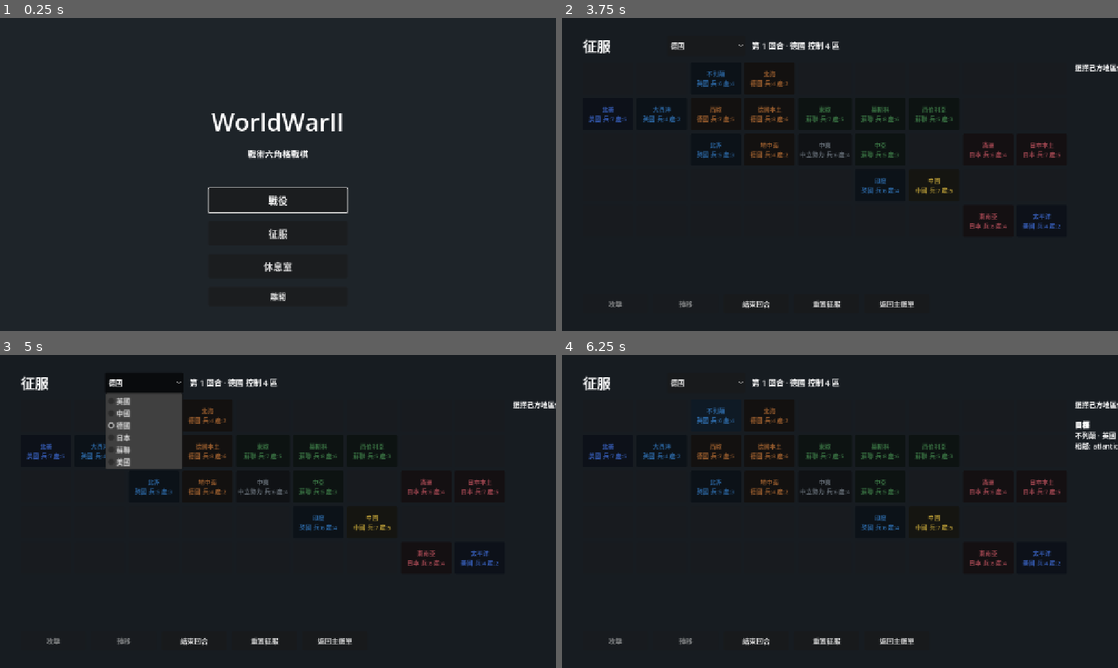
Above: before the commit, frames 1-4 (two rows, left to right).
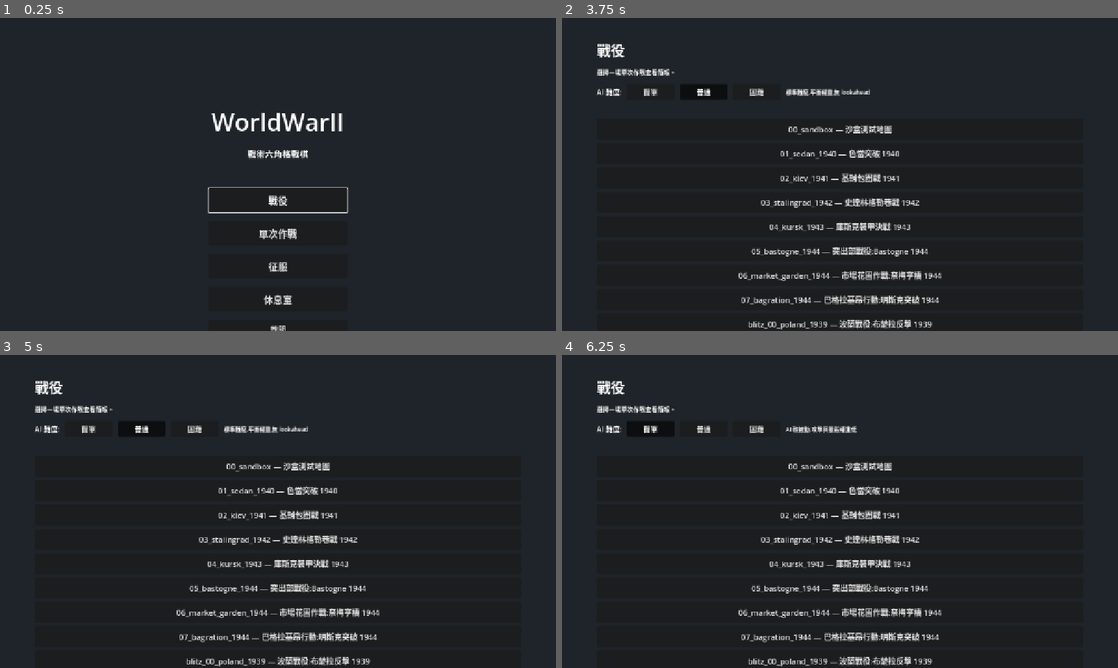
Above: after the commit, the same moments.

Repository: Fischer-Zhang/WorldWarII
Game: Godot game, scene res://scenes/main_menu.tscn
The game is run twice, just before and just after one commit, with the same random seed, the same clock (stepped at 60 frames per second) and the same inputs.
Inputs (mouse positions are in pixels of both pictures, inside the frame that each line leads up to):
- Up to frame 1 (0.25 s): no input
- Up to frame 2 (3.75 s): click "戰役" at 0.5 s; click "返回主選單" at 1.25 s; click "征服" at 2 s; click "返回主選單" at 2.75 s; click (840, 233) at 3.5 s, where only the run after the commit has a clickable "單次作戰"
- Up to frame 3 (5 s): click (144, 383) at 4.25 s, where only the run before the commit has a clickable "德國"
- Up to frame 4 (6.25 s): click (650, 430) at 5 s, where only the run after the commit has a clickable "簡單"; click (717, 414) at 5.75 s, where only the run before the commit has a clickable "不列顛 英國 兵:6 產:4"

The runs differ from the first frame. In frame 1, 0.5% of the frame differs, in the area x 46-54%, y 67-100%; in frame 2, 8.9%; in frame 3, 12%, in the area x 3-100%, y 5-100%; in frame 4, 9.2%.

Commit message:
Fix battle flow regressions and validate scenario data

Diff:
--- a/data/scenarios/blitz_03_moscow_1941.json
+++ b/data/scenarios/blitz_03_moscow_1941.json
@@ -282,7 +282,7 @@
       "type": "mg_team",
       "name": "MG 34",
       "at": [
-        6,
+        7,
         2
       ]
     },
--- a/scenes/main_menu.tscn
+++ b/scenes/main_menu.tscn
@@ -46,6 +46,11 @@
 theme_override_font_sizes/font_size = 22
 text = "戰役"
 
+[node name="SingleBattleButton" type="Button" parent="VBox"]
+custom_minimum_size = Vector2(280, 56)
+theme_override_font_sizes/font_size = 22
+text = "單次作戰"
+
 [node name="ConquestButton" type="Button" parent="VBox"]
 custom_minimum_size = Vector2(280, 56)
 theme_override_font_sizes/font_size = 22
--- a/scripts/autoload/game_state.gd
+++ b/scripts/autoload/game_state.gd
@@ -10,6 +10,8 @@
 # Campaign mode: when true, the battle reads/writes campaign_save.json
 # (unit roster carryover, progress advancement on victory).
 var campaign_mode: bool = false
+var conquest_mode: bool = false
+var pending_conquest_battle: Dictionary = {}
 var deployment_scenario_id: String = ""
 var deployment_overrides: Dictionary = {}
 
@@ -36,3 +38,18 @@
 func clear_deployment_overrides() -> void:
 	deployment_scenario_id = ""
 	deployment_overrides.clear()
+
+func start_conquest_battle(from_region_id: String, to_region_id: String, scenario_id: String) -> void:
+	conquest_mode = true
+	campaign_mode = false
+	current_campaign_id = ""
+	current_scenario_id = scenario_id
+	pending_conquest_battle = {
+		"from": from_region_id,
+		"to": to_region_id,
+		"scenario_id": scenario_id,
+	}
+
+func clear_conquest_battle() -> void:
+	conquest_mode = false
+	pending_conquest_battle.clear()
--- a/scripts/battle.gd
+++ b/scripts/battle.gd
@@ -88,8 +88,10 @@
 	factions = built["factions"]
 	for u in built["units"]:
 		var unit: Unit = u
-		hex_map.register_unit(unit)
-		units.append(unit)
+		if hex_map.register_unit(unit):
+			units.append(unit)
+		else:
+			push_warning("Skipping stacked scenario unit: %s at %s" % [unit.display_name, unit.coord])
 
 	# Campaign mode: restore each unit's xp/rank/general from the saved roster
 	# (matched by display_name within faction). New units stay fresh.
@@ -308,6 +310,8 @@
 			)
 		# Steer the Back button to the campaign scene rather than scenario_select.
 		menu_button.text = "返回戰役地圖"
+	elif GameState.conquest_mode:
+		menu_button.text = "返回征服地圖"
 
 func _populate_battle_summary() -> void:
 	# Build a compact battle-log card for the result panel:
@@ -354,6 +358,8 @@
 func _on_menu_button_pressed() -> void:
 	if GameState.campaign_mode:
 		get_tree().change_scene_to_file("res://scenes/campaign.tscn")
+	elif GameState.conquest_mode:
+		get_tree().change_scene_to_file("res://scenes/conquest.tscn")
 	else:
 		get_tree().change_scene_to_file("res://scenes/scenario_select.tscn")
 
--- a/scripts/grid/hex_map.gd
+++ b/scripts/grid/hex_map.gd
@@ -156,10 +156,19 @@
 	for c in layer.get_children():
 		c.queue_free()
 
-func register_unit(unit: Unit) -> void:
+func register_unit(unit: Unit) -> bool:
+	var existing: Unit = occupants.get(unit.coord)
+	if existing != null and existing != unit:
+		push_error("[HexMap] Duplicate unit coordinate %s: %s conflicts with %s" % [
+			unit.coord,
+			unit.display_name,
+			existing.display_name,
+		])
+		return false
 	occupants[unit.coord] = unit
 	add_child(unit)
 	unit.z_index = 20
+	return true
 
 func unregister_unit(unit: Unit) -> void:
 	if occupants.get(unit.coord) == unit:
--- a/scripts/scenario/conquest_manager.gd
+++ b/scripts/scenario/conquest_manager.gd
@@ -99,10 +99,38 @@
 	var defender_strength := int(target.get("strength", 0))
 	var attack_power := attacker_strength + int(source.get("production", 0))
 	var defense_power := defender_strength + int(target.get("production", 0))
+	return _resolve_player_attack(state, map_data, from_id, to_id, attack_power >= defense_power)
+
+static func resolve_battle_result(
+	state: Dictionary,
+	map_data: Dictionary,
+	from_id: String,
+	to_id: String,
+	player_won: bool,
+) -> Dictionary:
+	if not can_attack(state, map_data, from_id, to_id):
+		return {"ok": false, "message": "戰役結果無法套用:征服地圖狀態已變更。"}
+	return _resolve_player_attack(state, map_data, from_id, to_id, player_won)
+
+static func _resolve_player_attack(
+	state: Dictionary,
+	map_data: Dictionary,
+	from_id: String,
+	to_id: String,
+	player_won: bool,
+) -> Dictionary:
+	var conquest := conquest_state(state, map_data)
+	var regions: Dictionary = conquest.get("regions", {})
+	var source: Dictionary = regions[from_id]
+	var target: Dictionary = regions[to_id]
+	var attacker_strength := int(source.get("strength", 0))
+	var defender_strength := int(target.get("strength", 0))
+	var attack_power := attacker_strength + int(source.get("production", 0))
+	var defense_power := defender_strength + int(target.get("production", 0))
 	source["strength"] = max(1, attacker_strength - 1)
-	if attack_power >= defense_power:
+	if player_won:
 		target["owner"] = String(conquest.get("player_country", ""))
-		target["strength"] = max(1, attacker_strength - defender_strength + 1)
+		target["strength"] = max(1, attack_power - defense_power + 1)
 		regions[from_id] = source
 		regions[to_id] = target
 		conquest["regions"] = regions
--- a/scripts/scenario/reinforcement_spawner.gd
+++ b/scripts/scenario/reinforcement_spawner.gd
@@ -31,7 +31,11 @@
 			unit.queue_free()
 			spawned_reinforcements[i] = true
 			continue
-		hex_map.register_unit(unit)
+		var registered: Variant = hex_map.register_unit(unit)
+		if registered == false:
+			unit.queue_free()
+			spawned_reinforcements[i] = true
+			continue
 		units.append(unit)
 		unit.reset_for_new_turn()
 		spawned_reinforcements[i] = true
--- a/scripts/turn/ai_controller.gd
+++ b/scripts/turn/ai_controller.gd
@@ -104,7 +104,7 @@
 	for cand in candidates:
 		var coord: Vector2i = cand
 		var base_score: float = _score_position(unit, coord, known, visible_enemies, hex_map, atk_def, visible_hexes)
-		var target = _best_attack_from(coord, unit.faction_id, unit.type_id, visible_enemies, atk_def, visible_hexes)
+		var target = _best_attack_from(coord, unit.faction_id, unit.type_id, visible_enemies, atk_def, visible_hexes, unit)
 		# Attack score is implicit in base_score (already includes attack_term).
 		# Overwatch is an alternative: subtract the attack contribution (not
 		# attacking this turn) and add the overwatch score.
@@ -166,29 +166,9 @@
 		var enemy = e
 		if not CombatRules.can_attack_from_coord(pos, unit.faction_id, enemy, atk_def, hex_map, visible_hexes):
 			continue
-		var d: int = HexCoord.distance(pos, enemy.coord)
-		var def_def: Dictionary = _get_unit_def(enemy.type_id)
-		var def_terr: Dictionary = _get_terrain_def(hex_map.terrain_at(enemy.coord))
-		var atk_terr: Dictionary = _get_terrain_def(hex_map.terrain_at(pos))
-		var def_general: Dictionary = _get_general_def(enemy.general_id)
-		var def_mods: Dictionary = CombatModifiers.for_unit(enemy, def_general)
-		var atk_mods_effective: Dictionary = atk_mods_for_score.duplicate()
-		atk_mods_effective.attack -= CombatEffects.attack_penalty(unit.suppression)
-		var r: CombatResolver.Result = CombatResolver.resolve(
-			atk_def, def_def, unit.hp, enemy.hp, atk_terr, def_terr, d,
-			enemy.dig_in_level, atk_mods_effective, def_mods
+		var dmg_score: float = _attack_candidate_score(
+			unit, pos, unit.faction_id, unit.type_id, enemy, atk_def, atk_mods_for_score
 		)
-		var suppression := r.suppression_to_defender + _spotter_suppression_bonus(
-			unit.faction_id, enemy.coord, atk_def, r.damage_to_defender, r.defender_dies
-		)
-		var dmg_score := float(r.damage_to_defender)
-		if r.defender_dies:
-			dmg_score += _kill_bonus
-		dmg_score += _target_role_score(unit.type_id, def_def)
-		dmg_score += _target_focus_score(enemy, def_def)
-		dmg_score += float(suppression) * W_SUPPRESSION
-		dmg_score += float(r.defender_dig_in_loss) * W_DIG_IN_BREAK
-		dmg_score -= 0.6 * float(r.counter_damage)
 		attack_term = max(attack_term, dmg_score)
 	attack_term *= _attack_w
 
@@ -259,29 +239,9 @@
 		var enemy = e
 		if not CombatRules.can_attack_from_coord(pos, unit.faction_id, enemy, atk_def, hex_map, visible_hexes):
 			continue
-		var d: int = HexCoord.distance(pos, enemy.coord)
-		var def_def: Dictionary = _get_unit_def(enemy.type_id)
-		var def_terr: Dictionary = _get_terrain_def(hex_map.terrain_at(enemy.coord))
-		var atk_terr: Dictionary = _get_terrain_def(hex_map.terrain_at(pos))
-		var def_general: Dictionary = _get_general_def(enemy.general_id)
-		var def_mods: Dictionary = CombatModifiers.for_unit(enemy, def_general)
-		var atk_mods_effective: Dictionary = atk_mods_local.duplicate()
-		atk_mods_effective.attack -= CombatEffects.attack_penalty(unit.suppression)
-		var r: CombatResolver.Result = CombatResolver.resolve(
-			atk_def, def_def, unit.hp, enemy.hp, atk_terr, def_terr, d,
-			enemy.dig_in_level, atk_mods_effective, def_mods
+		var dmg: float = _attack_candidate_score(
+			unit, pos, unit.faction_id, unit.type_id, enemy, atk_def, atk_mods_local
 		)
-		var suppression := r.suppression_to_defender + _spotter_suppression_bonus(
-			unit.faction_id, enemy.coord, atk_def, r.damage_to_defender, r.defender_dies
-		)
-		var dmg := float(r.damage_to_defender)
-		if r.defender_dies:
-			dmg += _kill_bonus
-		dmg += _target_role_score(unit.type_id, def_def)
-		dmg += _target_focus_score(enemy, def_def)
-		dmg += float(suppression) * W_SUPPRESSION
-		dmg += float(r.defender_dig_in_loss) * W_DIG_IN_BREAK
-		dmg -= 0.6 * float(r.counter_damage)
 		best = max(best, dmg)
 	return best * _attack_w
 
@@ -333,37 +293,77 @@
 	enemies: Array,
 	atk_def: Dictionary,
 	visible_hexes: Dictionary,
+	attacker = null,
 ) -> Variant:
-	var hex_map = battle.hex_map
 	var best = null
 	var best_dmg := 0.0
+	var attacker_unit = attacker if attacker != null else _unit_at(pos, attacker_faction, attacker_type)
+	var attacker_mods: Dictionary = {}
+	if attacker_unit != null:
+		var atk_general: Dictionary = _get_general_def(attacker_unit.general_id)
+		attacker_mods = CombatModifiers.for_unit(attacker_unit, atk_general)
 	for e in enemies:
 		var enemy = e
-		if not CombatRules.can_attack_from_coord(pos, attacker_faction, enemy, atk_def, hex_map, visible_hexes):
-			continue
-		var d: int = HexCoord.distance(pos, enemy.coord)
-		var def_def: Dictionary = _get_unit_def(enemy.type_id)
-		var def_terr: Dictionary = _get_terrain_def(hex_map.terrain_at(enemy.coord))
-		var atk_terr: Dictionary = _get_terrain_def(hex_map.terrain_at(pos))
-		var atk_hp := int(atk_def.get("hp", 1))
-		var def_general: Dictionary = _get_general_def(enemy.general_id)
-		var def_mods: Dictionary = CombatModifiers.for_unit(enemy, def_general)
-		var r: CombatResolver.Result = CombatResolver.resolve(
-			atk_def, def_def, atk_hp, enemy.hp, atk_terr, def_terr, d,
-			enemy.dig_in_level, {}, def_mods
+		if not CombatRules.can_attack_from_coord(pos, attacker_faction, enemy, atk_def, battle.hex_map, visible_hexes):
+			continue
+		var dmg: float = _attack_candidate_score(
+			attacker_unit, pos, attacker_faction, attacker_type, enemy, atk_def, attacker_mods
 		)
-		var suppression := r.suppression_to_defender + _spotter_suppression_bonus(
-			attacker_faction, enemy.coord, atk_def, r.damage_to_defender, r.defender_dies
-		)
-		var dmg: float = r.damage_to_defender + (10 if r.defender_dies else 0) \
-			+ _target_role_score(attacker_type, def_def) \
-			+ _target_focus_score(enemy, def_def) \
-			+ float(suppression) * W_SUPPRESSION \
-			+ float(r.defender_dig_in_loss) * W_DIG_IN_BREAK
 		if dmg > best_dmg:
 			best_dmg = dmg
 			best = enemy
 	return best
+
+func _attack_candidate_score(
+	attacker,
+	pos: Vector2i,
+	attacker_faction: String,
+	attacker_type: String,
+	enemy,
+	atk_def: Dictionary,
+	attacker_mods: Dictionary = {},
+) -> float:
+	var hex_map = battle.hex_map
+	var d: int = HexCoord.distance(pos, enemy.coord)
+	var def_def: Dictionary = _get_unit_def(enemy.type_id)
+	var def_terr: Dictionary = _get_terrain_def(hex_map.terrain_at(enemy.coord))
+	var atk_terr: Dictionary = _get_terrain_def(hex_map.terrain_at(pos))
+	var def_general: Dictionary = _get_general_def(enemy.general_id)
+	var def_mods: Dictionary = CombatModifiers.for_unit(enemy, def_general)
+	var atk_mods_effective: Dictionary = attacker_mods.duplicate()
+	var attacker_hp := int(atk_def.get("hp", 1))
+	var attacker_suppression := 0
+	if attacker != null:
+		attacker_hp = int(attacker.hp)
+		attacker_suppression = int(attacker.suppression)
+	atk_mods_effective.attack = int(atk_mods_effective.get("attack", 0)) \
+		- CombatEffects.attack_penalty(attacker_suppression)
+	var r: CombatResolver.Result = CombatResolver.resolve(
+		atk_def, def_def, attacker_hp, enemy.hp, atk_terr, def_terr, d,
+		enemy.dig_in_level, atk_mods_effective, def_mods
+	)
+	var suppression := r.suppression_to_defender + _spotter_suppression_bonus(
+		attacker_faction, enemy.coord, atk_def, r.damage_to_defender, r.defender_dies
+	)
+	var score: float = float(r.damage_to_defender)
+	if r.defender_dies:
+		score += _kill_bonus
+	score += _target_role_score(attacker_type, def_def)
+	score += _target_focus_score(enemy, def_def)
+	score += float(suppression) * W_SUPPRESSION
+	score += float(r.defender_dig_in_loss) * W_DIG_IN_BREAK
+	score -= 0.6 * float(r.counter_damage)
+	return score
+
+func _unit_at(pos: Vector2i, faction_id: String, type_id: String):
+	var occupant = battle.hex_map.occupants.get(pos)
+	if occupant != null and occupant.faction_id == faction_id and occupant.type_id == type_id:
+		return occupant
+	for u in battle.units:
+		var unit = u
+		if unit.coord == pos and unit.faction_id == faction_id and unit.type_id == type_id and unit.is_alive():
+			return unit
+	return null
 
 func _spotter_suppression_bonus(
 	attacker_faction: String,
--- a/scripts/ui/briefing.gd
+++ b/scripts/ui/briefing.gd
@@ -6,7 +6,12 @@
 @onready var back_button: Button = $Margin/VBox/Buttons/BackButton
 
 func _ready() -> void:
-	back_button.text = "返回戰役地圖" if GameState.campaign_mode else "返回作戰列表"
+	if GameState.campaign_mode:
+		back_button.text = "返回戰役地圖"
+	elif GameState.conquest_mode:
+		back_button.text = "返回征服地圖"
+	else:
+		back_button.text = "返回作戰列表"
 	var scenario := DataLoader.get_scenario(GameState.current_scenario_id)
 	if scenario.is_empty():
 		title_label.text = "(找不到作戰)"
@@ -23,5 +28,8 @@
 func _on_back_pressed() -> void:
 	if GameState.campaign_mode:
 		get_tree().change_scene_to_file("res://scenes/campaign.tscn")
+	elif GameState.conquest_mode:
+		GameState.clear_conquest_battle()
+		get_tree().change_scene_to_file("res://scenes/conquest.tscn")
 	else:
 		get_tree().change_scene_to_file("res://scenes/scenario_select.tscn")
--- a/scripts/ui/conquest.gd
+++ b/scripts/ui/conquest.gd
@@ -2,6 +2,37 @@
 
 const CampaignManager := preload("res://scripts/scenario/campaign_manager.gd")
 const ConquestManager := preload("res://scripts/scenario/conquest_manager.gd")
+
+const FALLBACK_SCENARIO := "01_sedan_1940"
+const REGION_SCENARIOS := {
+	"north_america": "west_08_normandy_cobra_1944",
+	"atlantic": "west_08_falaise_1944",
+	"britain": "blitz_02_dunkirk_1940",
+	"west_europe": "01_sedan_1940",
+	"germany": "west_10_remagen_1945",
+	"north_sea": "west_08_normandy_cobra_1944",
+	"east_europe": "02_kiev_1941",
+	"moscow": "blitz_03_moscow_1941",
+	"siberia": "07_bagration_1944",
+	"north_africa": "01_sedan_1940",
+	"mediterranean": "west_11_colmar_1945",
+	"middle_east": "east_05_kharkov_1943",
+	"central_asia": "04_kursk_1943",
+	"india": "06_market_garden_1944",
+	"china": "07_bagration_1944",
+	"manchuria": "east_09_seelow_1945",
+	"japan_home": "east_10_berlin_1945",
+	"southeast_asia": "06_market_garden_1944",
+	"pacific": "06_market_garden_1944",
+}
+const COUNTRY_SIDE := {
+	"germany": "axis",
+	"soviet": "soviet",
+	"britain": "allies",
+	"usa": "allies",
+	"china": "soviet",
+	"japan": "axis",
+}
 
 @onready var title_label: Label = $Margin/VBox/Header/Title
 @onready var country_option: OptionButton = $Margin/VBox/Header/CountryOption
@@ -22,6 +53,7 @@
 func _ready() -> void:
 	state = CampaignManager.load_state()
 	ConquestManager.conquest_state(state, DataLoader.conquest_map)
+	var return_message := _apply_pending_battle_result()
 	_build_country_options()
 	attack_button.pressed.connect(_on_attack_pressed)
 	transfer_button.pressed.connect(_on_transfer_pressed)
@@ -30,6 +62,8 @@
 	back_button.pressed.connect(_on_back_pressed)
 	country_option.item_selected.connect(_on_country_selected)
 	_rebuild()
+	if return_message != "":
+		_update_detail(return_message)
 
 func _build_country_options() -> void:
 	_refreshing_country = true
@@ -133,6 +167,10 @@
 		lines.append("")
 		lines.append("[b]目標[/b]")
 		lines.append(_region_detail(ConquestManager.region_state(state, DataLoader.conquest_map, target_region_id), countries))
+		var scenario_id := _scenario_for_attack(selected_region_id, target_region_id)
+		if scenario_id != "":
+			var battle_scenario := DataLoader.get_scenario(scenario_id)
+			lines.append("戰術作戰: %s" % String(battle_scenario.get("title", scenario_id)))
 	var can_attack := selected_region_id != "" \
 			and target_region_id != "" \
 			and ConquestManager.can_attack(state, DataLoader.conquest_map, selected_region_id, target_region_id)
@@ -158,10 +196,13 @@
 	]
 
 func _on_attack_pressed() -> void:
-	var result := ConquestManager.player_attack(state, DataLoader.conquest_map, selected_region_id, target_region_id)
-	target_region_id = ""
-	_rebuild()
-	_update_detail(String(result.get("message", "")))
+	var scenario_id := _scenario_for_attack(selected_region_id, target_region_id)
+	if scenario_id == "":
+		_update_detail("找不到可用的戰術作戰。")
+		return
+	CampaignManager.save_state(state)
+	GameState.start_conquest_battle(selected_region_id, target_region_id, scenario_id)
+	get_tree().change_scene_to_file("res://scenes/briefing.tscn")
 
 func _on_transfer_pressed() -> void:
 	var result := ConquestManager.transfer_strength(state, DataLoader.conquest_map, selected_region_id, target_region_id, 1)
@@ -196,4 +237,58 @@
 
 func _on_back_pressed() -> void:
 	CampaignManager.save_state(state)
+	GameState.clear_conquest_battle()
 	get_tree().change_scene_to_file("res://scenes/main_menu.tscn")
+
+func _scenario_for_attack(from_id: String, to_id: String) -> String:
+	if from_id == "" or to_id == "":
+		return ""
+	var conquest := ConquestManager.conquest_state(state, DataLoader.conquest_map)
+	var source: Dictionary = conquest.get("regions", {}).get(from_id, {})
+	if source.is_empty():
+		return ""
+	var player_country := String(conquest.get("player_country", ""))
+	var side := String(COUNTRY_SIDE.get(player_country, "axis"))
+	var preferred := String(REGION_SCENARIOS.get(to_id, FALLBACK_SCENARIO))
+	if _scenario_player_faction(preferred) == side:
+		return preferred
+	for scenario in DataLoader.scenarios:
+		var scenario_id := String(scenario.get("id", ""))
+		if _scenario_player_faction(scenario_id) == side:
+			return scenario_id
+	return FALLBACK_SCENARIO
+
+func _scenario_player_faction(scenario_id: String) -> String:
+	var battle_scenario := DataLoader.get_scenario(scenario_id)
+	for faction in battle_scenario.get("factions", []):
+		var f: Dictionary = faction
+		if String(f.get("controller", "")) == "player":
+			return String(f.get("id", ""))
+	return ""
+
+func _apply_pending_battle_result() -> String:
+	if not GameState.conquest_mode or GameState.pending_conquest_battle.is_empty():
+		return ""
+	var pending := GameState.pending_conquest_battle.duplicate(true)
+	var from_id := String(pending.get("from", ""))
+	var to_id := String(pending.get("to", ""))
+	var scenario_id := String(pending.get("scenario_id", ""))
+	var result: Dictionary = GameState.last_result
+	var winner := String(result.get("winner", ""))
+	var player_won := winner != "" and winner == _scenario_player_faction(scenario_id)
+	var applied := ConquestManager.resolve_battle_result(
+		state, DataLoader.conquest_map, from_id, to_id, player_won
+	)
+	GameState.clear_conquest_battle()
+	target_region_id = ""
+	selected_region_id = from_id
+	if not bool(applied.get("ok", false)):
+		GameState.last_result = {}
+		return String(applied.get("message", "戰役結果無法套用。"))
+	var message := String(applied.get("message", ""))
+	GameState.last_result = {
+		"winner": winner,
+		"summary": result.get("summary", {}),
+		"message": message,
+	}
+	return message
--- a/scripts/ui/deployment.gd
+++ b/scripts/ui/deployment.gd
@@ -52,8 +52,10 @@
 	factions = built["factions"]
 	for u in built["units"]:
 		var unit: Unit = u
-		hex_map.register_unit(unit)
-		units.append(unit)
+		if hex_map.register_unit(unit):
+			units.append(unit)
+		else:
+			push_warning("Skipping stacked scenario unit: %s at %s" % [unit.display_name, unit.coord])
 
 	if GameState.campaign_mode:
 		var camp_state := CampaignManager.load_state()
--- a/scripts/ui/main_menu.gd
+++ b/scripts/ui/main_menu.gd
@@ -1,12 +1,14 @@
 extends Control
 
 @onready var campaign_button: Button = $VBox/CampaignButton
+@onready var single_battle_button: Button = $VBox/SingleBattleButton
 @onready var conquest_button: Button = $VBox/ConquestButton
 @onready var lounge_button: Button = $VBox/LoungeButton
 @onready var quit_button: Button = $VBox/QuitButton
 
 func _ready() -> void:
 	campaign_button.pressed.connect(_on_campaign_pressed)
+	single_battle_button.pressed.connect(_on_single_battle_pressed)
 	conquest_button.pressed.connect(_on_conquest_pressed)
 	lounge_button.pressed.connect(_on_lounge_pressed)
 	quit_button.pressed.connect(_on_quit_pressed)
@@ -14,9 +16,17 @@
 
 func _on_campaign_pressed() -> void:
 	GameState.campaign_mode = true
+	GameState.clear_conquest_battle()
 	get_tree().change_scene_to_file("res://scenes/campaign.tscn")
 
+func _on_single_battle_pressed() -> void:
+	GameState.campaign_mode = false
+	GameState.clear_conquest_battle()
+	GameState.current_campaign_id = ""
+	get_tree().change_scene_to_file("res://scenes/scenario_select.tscn")
+
 func _on_conquest_pressed() -> void:
+	GameState.campaign_mode = false
 	get_tree().change_scene_to_file("res://scenes/conquest.tscn")
 
 func _on_lounge_pressed() -> void:
--- a/tests/test_ai_controller.gd
+++ b/tests/test_ai_controller.gd
@@ -251,5 +251,29 @@
 		fail_count += 1
 		printerr("FAIL: artillery should prefer light-tank-spotted target")
 
+	# 10) Target selection must use the attacker's live HP, not base HP.
+	# At 1/10 HP infantry deals 1 damage, so only the one-HP target is killable.
+	battle.units = []
+	battle.visibility_by_faction = {}
+	battle.hex_map.terrain_overrides.clear()
+	battle.hex_map.occupants.clear()
+	var wounded_attacker := make_unit("infantry", "axis", Vector2i(0, 0), 1)
+	var one_hp_target := make_unit("infantry", "allies", Vector2i(1, 0), 1)
+	var two_hp_target := make_unit("infantry", "allies", Vector2i(0, 1), 2)
+	battle.units = [wounded_attacker, one_hp_target, two_hp_target]
+	battle.hex_map.occupants[wounded_attacker.coord] = wounded_attacker
+	var wounded_choice = ai._best_attack_from(
+		wounded_attacker.coord, wounded_attacker.faction_id, wounded_attacker.type_id,
+		[two_hp_target, one_hp_target],
+		ai._get_unit_def(wounded_attacker.type_id),
+		{one_hp_target.coord: true, two_hp_target.coord: true},
+		wounded_attacker
+	)
+	if wounded_choice == one_hp_target:
+		pass_count += 1
+	else:
+		fail_count += 1
+		printerr("FAIL: wounded attacker should only apply kill bonus to the target killed by live-HP damage")
+
 	print("AIController tests: %d pass, %d fail" % [pass_count, fail_count])
 	quit(0 if fail_count == 0 else 1)
--- a/tests/test_conquest_manager.gd
+++ b/tests/test_conquest_manager.gd
@@ -23,6 +23,11 @@
 		fail_count += 1
 
 	if _test_conquest_state_survives_campaign_normalise():
+		pass_count += 1
+	else:
+		fail_count += 1
+
+	if _test_resolve_real_battle_result():
 		pass_count += 1
 	else:
 		fail_count += 1
@@ -107,6 +112,27 @@
 	printerr("FAIL: conquest state should survive campaign normalise")
 	return false
 
+func _test_resolve_real_battle_result() -> bool:
+	var state := {"version": 2, "campaigns": {}}
+	var map_data := _test_map()
+	ConquestManager.conquest_state(state, map_data)
+	var win := ConquestManager.resolve_battle_result(state, map_data, "alpha", "bravo", true)
+	var bravo := ConquestManager.region_state(state, map_data, "bravo")
+	if not bool(win.get("ok", false)) or String(bravo.get("owner", "")) != "a":
+		printerr("FAIL: real conquest battle win should capture target")
+		return false
+	state = {"version": 2, "campaigns": {}}
+	ConquestManager.conquest_state(state, map_data)
+	var before := int(ConquestManager.region_state(state, map_data, "bravo").get("strength", 0))
+	var loss := ConquestManager.resolve_battle_result(state, map_data, "alpha", "bravo", false)
+	bravo = ConquestManager.region_state(state, map_data, "bravo")
+	if bool(loss.get("ok", false)) \
+			and String(bravo.get("owner", "")) == "b" \
+			and int(bravo.get("strength", 0)) < before:
+		return true
+	printerr("FAIL: real conquest battle loss should weaken but not capture target")
+	return false
+
 func _test_map() -> Dictionary:
 	return {
 		"start_country": "a",
Not shown, changed: docs/ARCHITECTURE.md
Not shown, changed: docs/DEMO_SCRIPT.md
Not shown, changed: tools/validate_fast.sh
